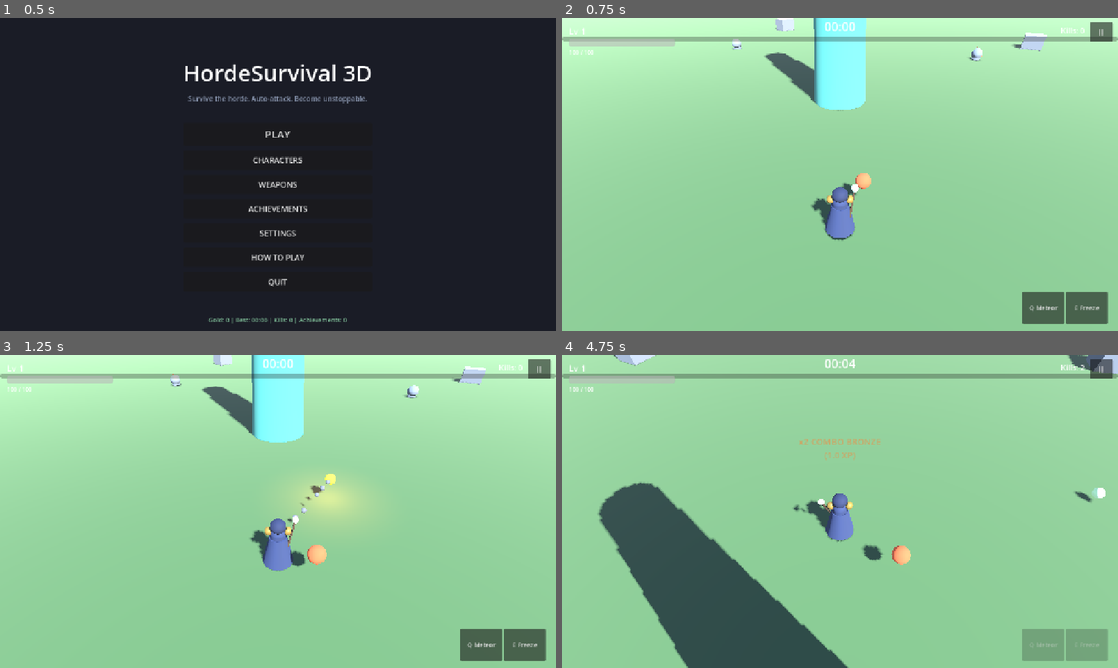
Above: before the commit, frames 1-4 (two rows, left to right).
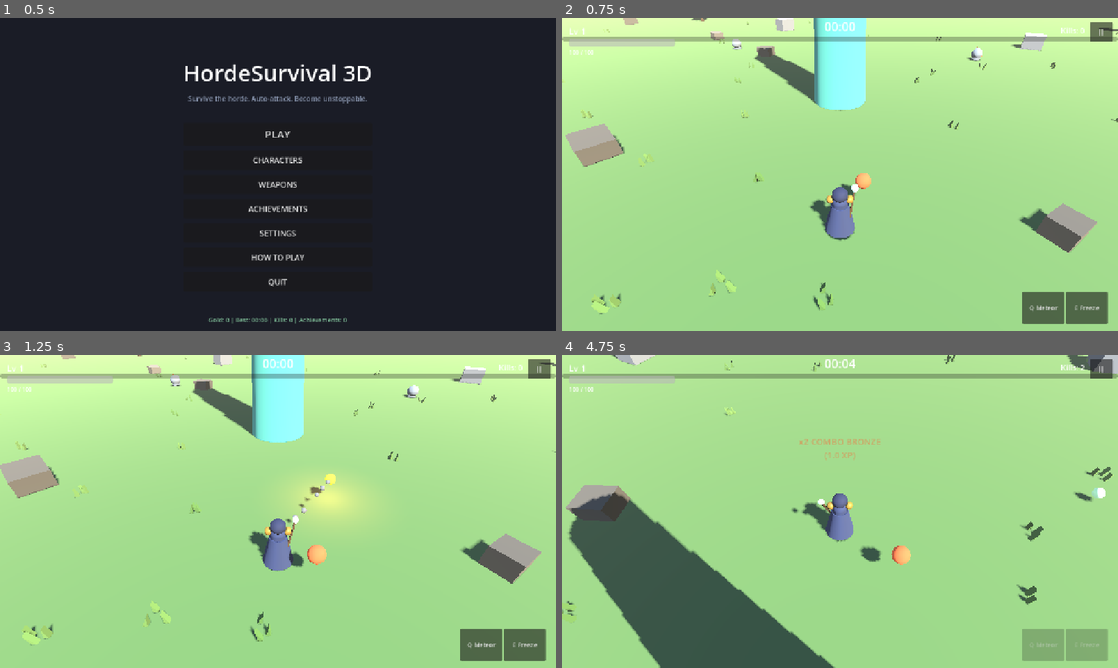
Above: after the commit, the same moments.

Repository: mohsen-niksirat/Horde_Survival_3D
Game: Godot game, scene res://scenes/bootstrap/Boot.tscn
The game is run twice, just before and just after one commit, with the same random seed, the same clock (stepped at 60 frames per second) and the same inputs.
Inputs (mouse positions are in pixels of both pictures, inside the frame that each line leads up to):
- Up to frame 1 (0.5 s): no input
- Up to frame 2 (0.75 s): click "PLAY" at 0.5 s
- Up to frame 3 (1.25 s): no input
- Up to frame 4 (4.75 s): tap Enter at 1.25 s; move the mouse to (867, 511) at 1.27 s; hold W (move_up) from 1.28 s (still down); tap Q (ability_1) at 1.35, 3.6 s; move the mouse to (812, 511) at 2.02 s; tap E (ability_2) at 2.1, 4.35 s; move the mouse to (851, 505) at 2.77 s; tap Space (dash) at 2.85 s; move the mouse to (834, 517) at 3.52 s; move the mouse to (878, 514) at 4.27 s

Frame 1 is identical in both runs. In frame 2, 10% of the frame differs, in the area x 0-100%, y 0-95%; in frame 3, 10%; in frame 4, 8.7%.

Commit message:
feat(V4): arena beauty pass — decor layer, warm light, stone ring
- arena_decor.gd: procedural decoration (no colliders, horde flow
  unaffected): 90 grass tufts, 14 trees (edge-ring placement keeps
  combat space open), 18 scattered rocks, 20 wall pillars + caps
- Shared cached materials by color; static placement, zero per-frame cost
- Warmer golden-hour sky/fog/light; slightly richer grass ground tone
- tests/test_v4_arena.gd V4_ARENA_PASS (layer counts, no trees near
  spawn beacon, spawn helpers intact, spawning unaffected); regression
  clean

Diff:
--- a/scenes/world/Arena.tscn
+++ b/scenes/world/Arena.tscn
@@ -3,10 +3,10 @@
 [ext_resource type="Script" path="res://scenes/world/arena.gd" id="1"]
 
 [sub_resource type="ProceduralSkyMaterial" id="sky_mat"]
-sky_top_color=Color(0.262745, 0.447059, 0.701961, 1)
-sky_horizon_color=Color(0.721569, 0.784314, 0.847059, 1)
+sky_top_color=Color(0.309804, 0.494118, 0.729412, 1)
+sky_horizon_color=Color(0.858824, 0.784314, 0.639216, 1)
 ground_bottom_color=Color(0.14902, 0.168627, 0.2, 1)
-ground_horizon_color=Color(0.721569, 0.784314, 0.847059, 1)
+ground_horizon_color=Color(0.858824, 0.784314, 0.639216, 1)
 
 [sub_resource type="Sky" id="sky"]
 sky_material=SubResource("sky_mat")
@@ -15,18 +15,18 @@
 background_mode=2
 sky=SubResource("sky")
 ambient_light_source=3
-ambient_light_color=Color(0.72, 0.76, 0.82, 1)
-ambient_light_energy=0.7
+ambient_light_color=Color(0.78, 0.76, 0.72, 1)
+ambient_light_energy=0.75
 fog_enabled=true
-fog_light_color=Color(0.75, 0.8, 0.85, 1)
-fog_density=0.004
-fog_sky_affect=0.2
+fog_light_color=Color(0.85, 0.8, 0.7, 1)
+fog_density=0.0035
+fog_sky_affect=0.15
 
 [sub_resource type="PlaneMesh" id="ground_mesh"]
 size=Vector2(120, 120)
 
 [sub_resource type="StandardMaterial3D" id="ground_mat"]
-albedo_color=Color(0.376471, 0.541176, 0.309804, 1)
+albedo_color=Color(0.411765, 0.580392, 0.32549, 1)
 roughness=1.0
 
 [sub_resource type="BoxShape3D" id="ground_shape"]
@@ -74,12 +74,15 @@
 [node name="Arena" type="Node3D"]
 script=ExtResource("1")
 
+[node name="Decor" type="Node3D" parent="."]
+
 [node name="WorldEnvironment" type="WorldEnvironment" parent="."]
 environment=SubResource("environment")
 
 [node name="Sun" type="DirectionalLight3D" parent="."]
-transform=Transform3D(0.866025, -0.353553, 0.353553, 0, 0.707107, 0.707107, -0.5, -0.612372, 0.612372, 0, 30, 0)
-light_energy=1.2
+transform=Transform3D(0.823172, -0.40015, 0.40015, 0, 0.707107, 0.707107, -0.567797, -0.582107, 0.582107, 0, 30, 0)
+light_color=Color(1, 0.95, 0.85, 1)
+light_energy=1.25
 shadow_enabled=true
 
 [node name="Ground" type="StaticBody3D" parent="."]
--- a/scenes/world/arena.gd
+++ b/scenes/world/arena.gd
@@ -1,12 +1,19 @@
 extends Node3D
 ## Arena environment script. Holds spawn-point helpers used by spawning
-## systems (Phase 5+).
+## systems (Phase 5+) and instantiates the V4 decoration layer.
 
+const DECOR_SCRIPT := preload("res://scenes/world/arena_decor.gd")
 const HALF_SIZE := 60.0
 ## Spawn ring: close enough that spawned enemies are on/near screen
 ## (camera sees ~25-35m ahead), far enough to avoid pop-in in the face.
 const SPAWN_RING_MIN := 22.0
 const SPAWN_RING_MAX := 30.0
+
+func _ready() -> void:
+	var decor := Node3D.new()
+	decor.name = "ArenaDecor"
+	decor.set_script(DECOR_SCRIPT)
+	add_child(decor)
 
 ## Returns a random spawn position on a ring around a center point,
 ## clamped inside the arena.
--- /dev/null
+++ b/scenes/world/arena_decor.gd
@@ -0,0 +1,137 @@
+extends Node3D
+## V4 arena decoration: procedurally scatters cheap primitive props around
+## the arena — grass tufts, extra rocks, simple trees, wall pillars, check
+## pattern overlay via large flat quads. All decorative, no colliders, so
+## horde flow is unaffected. Budget-conscious (static, merged into one
+## parent node).
+
+const GRASS_COUNT := 90
+const TREE_COUNT := 14
+const EXTRA_ROCKS := 18
+const WALL_PILLARS := 20
+
+const GRASS_COLOR := Color(0.42, 0.62, 0.3)
+const GRASS_COLOR2 := Color(0.5, 0.68, 0.34)
+const TRUNK_COLOR := Color(0.38, 0.27, 0.17)
+const LEAF_COLOR := Color(0.3, 0.55, 0.28)
+const STONE_COLOR := Color(0.55, 0.52, 0.48)
+
+@onready var arena: Node3D = get_parent()
+
+func _ready() -> void:
+	_build_grass()
+	_build_trees()
+	_build_rocks()
+	_build_wall_pillars()
+
+func _random_ring_pos(min_r: float, max_r: float) -> Vector3:
+	var angle := randf() * TAU
+	var r := randf_range(min_r, max_r)
+	return Vector3(cos(angle) * r, 0, sin(angle) * r)
+
+func _build_grass() -> void:
+	var parent := Node3D.new()
+	parent.name = "Grass"
+	add_child(parent)
+	var blade := PrismMesh.new()
+	blade.size = Vector3(0.16, 0.45, 0.16)
+	for i in range(GRASS_COUNT):
+		var tuft := Node3D.new()
+		tuft.position = _random_ring_pos(6.0, 56.0)
+		parent.add_child(tuft)
+		var mat := _baked_mat(GRASS_COLOR if i % 2 == 0 else GRASS_COLOR2)
+		for b in range(3):
+			var mi := MeshInstance3D.new()
+			mi.mesh = blade
+			mi.material_override = mat
+			mi.position = Vector3(randf_range(-0.3, 0.3), 0.2, randf_range(-0.3, 0.3))
+			mi.rotation.z = randf_range(-0.3, 0.3)
+			tuft.add_child(mi)
+
+func _build_trees() -> void:
+	var parent := Node3D.new()
+	parent.name = "Trees"
+	add_child(parent)
+	var trunk := CylinderMesh.new()
+	trunk.top_radius = 0.18
+	trunk.bottom_radius = 0.26
+	trunk.height = 2.2
+	var crown := SphereMesh.new()
+	crown.radius = 1.3
+	crown.height = 2.2
+	for i in range(TREE_COUNT):
+		var tree := Node3D.new()
+		# Keep trees near the edges so combat space stays open
+		tree.position = _random_ring_pos(38.0, 56.0)
+		parent.add_child(tree)
+		var trunk_mi := MeshInstance3D.new()
+		trunk_mi.mesh = trunk
+		trunk_mi.material_override = _baked_mat(TRUNK_COLOR)
+		trunk_mi.position = Vector3(0, 1.1, 0)
+		tree.add_child(trunk_mi)
+		var crown_mi := MeshInstance3D.new()
+		crown_mi.mesh = crown
+		crown_mi.material_override = _baked_mat(LEAF_COLOR if i % 2 == 0 else LEAF_COLOR.lightened(0.08))
+		crown_mi.position = Vector3(0, 2.9, 0)
+		crown_mi.scale = Vector3.ONE * randf_range(0.85, 1.25)
+		tree.add_child(crown_mi)
+
+func _build_rocks() -> void:
+	var parent := Node3D.new()
+	parent.name = "Rocks"
+	add_child(parent)
+	var rock := BoxMesh.new()
+	rock.size = Vector3(1.4, 0.9, 1.2)
+	for i in range(EXTRA_ROCKS):
+		var rock_mi := MeshInstance3D.new()
+		rock_mi.mesh = rock
+		rock_mi.material_override = _baked_mat(STONE_COLOR.darkened(randf_range(0.0, 0.25)))
+		rock_mi.position = _random_ring_pos(14.0, 57.0) + Vector3(0, 0.35, 0)
+		rock_mi.rotation.y = randf() * TAU
+		rock_mi.rotation.z = randf_range(-0.12, 0.12)
+		rock_mi.scale = Vector3.ONE * randf_range(0.6, 1.4)
+		parent.add_child(rock_mi)
+
+func _build_wall_pillars() -> void:
+	var parent := Node3D.new()
+	parent.name = "WallPillars"
+	add_child(parent)
+	var pillar := BoxMesh.new()
+	pillar.size = Vector3(1.6, 4.2, 1.6)
+	var cap := BoxMesh.new()
+	cap.size = Vector3(2.0, 0.4, 2.0)
+	for i in range(WALL_PILLARS):
+		var t := float(i) / WALL_PILLARS
+		# Along each wall: 4 pillars + corners share
+		var pos: Vector3
+		var per_side := WALL_PILLARS / 4
+		var side := i / per_side
+		var k := float(i % per_side) / (per_side - 1)
+		var spread := lerpf(-57.0, 57.0, k)
+		match side:
+			0: pos = Vector3(spread, 2.1, -59.5)
+			1: pos = Vector3(spread, 2.1, 59.5)
+			2: pos = Vector3(-59.5, 2.1, spread)
+			_: pos = Vector3(59.5, 2.1, spread)
+		var p := MeshInstance3D.new()
+		p.mesh = pillar
+		p.material_override = _baked_mat(STONE_COLOR.darkened(0.1))
+		p.position = pos
+		parent.add_child(p)
+		var c := MeshInstance3D.new()
+		c.mesh = cap
+		c.material_override = _baked_mat(STONE_COLOR.lightened(0.1))
+		c.position = pos + Vector3(0, 2.1, 0)
+		parent.add_child(c)
+
+## Bake a shared material (cached by color so props share instances).
+func _baked_mat(color: Color) -> StandardMaterial3D:
+	var key := color.to_html()
+	if not _mat_cache.has(key):
+		var m := StandardMaterial3D.new()
+		m.albedo_color = color
+		m.roughness = 0.9
+		_mat_cache[key] = m
+	return _mat_cache[key]
+
+var _mat_cache: Dictionary = {}
--- /dev/null
+++ b/tests/test_v4_arena.gd
@@ -0,0 +1,61 @@
+extends SceneTree
+## V4 validation: arena decoration layer builds (grass, trees, rocks, wall
+## pillars) with shared materials, and arena helpers still work.
+
+var failures := 0
+
+func _initialize() -> void:
+	var main_ps: PackedScene = load("res://scenes/main/Main.tscn")
+	var main := main_ps.instantiate()
+	root.add_child(main)
+	for i in range(4):
+		await process_frame
+		await physics_frame
+
+	var decor: Node3D = main.get_node_or_null("World/ArenaDecor")
+	_check(decor != null, "decor layer exists")
+
+	_check(decor.get_node_or_null("Grass") != null and decor.get_node("Grass").get_child_count() >= 90, "grass tufts scattered (%d)" % (decor.get_node("Grass").get_child_count() if decor.get_node_or_null("Grass") else 0))
+	_check(decor.get_node_or_null("Trees") != null and decor.get_node("Trees").get_child_count() >= 14, "trees placed (%d)" % (decor.get_node("Trees").get_child_count() if decor.get_node_or_null("Trees") else 0))
+	_check(decor.get_node_or_null("Rocks") != null and decor.get_node("Rocks").get_child_count() >= 18, "rocks scattered (%d)" % (decor.get_node("Rocks").get_child_count() if decor.get_node_or_null("Rocks") else 0))
+	_check(decor.get_node_or_null("WallPillars") != null and decor.get_node("WallPillars").get_child_count() >= 40, "wall pillars + caps (%d)" % (decor.get_node("WallPillars").get_child_count() if decor.get_node_or_null("WallPillars") else 0))
+
+	# --- Props keep combat space open: nothing decorative inside 6m of center ---
+	var too_close := 0
+	for tree in decor.get_node("Trees").get_children():
+		if tree.position.length() < 6.0:
+			too_close += 1
+	_check(too_close == 0, "no trees near spawn beacon")
+
+	# --- Arena helpers intact ---
+	var arena: Node3D = main.get_node("World")
+	var spawn: Vector3 = arena.get_spawn_position(Vector3.ZERO)
+	_check(arena.is_inside_bounds(spawn), "spawn helper still bounds-checked")
+
+	# --- Decor doesn't break spawning (quick wave sanity) ---
+	var em: Node = main.get_node("EnemyManager")
+	var game_manager := root.get_node("GameManager")
+	game_manager.state = game_manager.State.PLAYING
+	main.get_node("WaveManager").stop()
+	em.clear_all()
+	var test_player: CharacterBody3D = main.get_node("World/Player")
+	test_player.experience.xp_to_next = 999999.0
+	test_player.experience.current_xp = 0.0
+	em.queue_spawn(load("res://data/enemies/basic_drone.tres"), Vector3(10, 0, 0), test_player, 1.0, 1.0, 1.0)
+	for i in range(10):
+		await process_frame
+		await physics_frame
+	_check(em.enemy_count() == 1, "spawning unaffected by decor (%d)" % em.enemy_count())
+
+	if failures == 0:
+		print("V4_ARENA_PASS")
+	else:
+		print("V4_ARENA_FAIL failures=", failures)
+	quit(0 if failures == 0 else 1)
+
+func _check(cond: bool, label: String) -> void:
+	if cond:
+		print("OK: ", label)
+	else:
+		push_error("FAIL: " + label)
+		failures += 1
